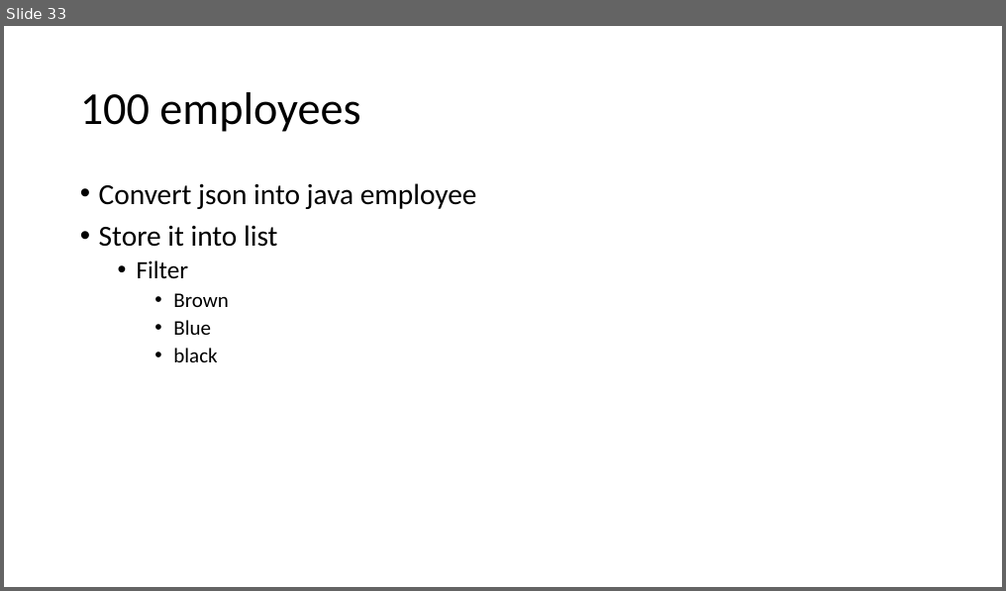
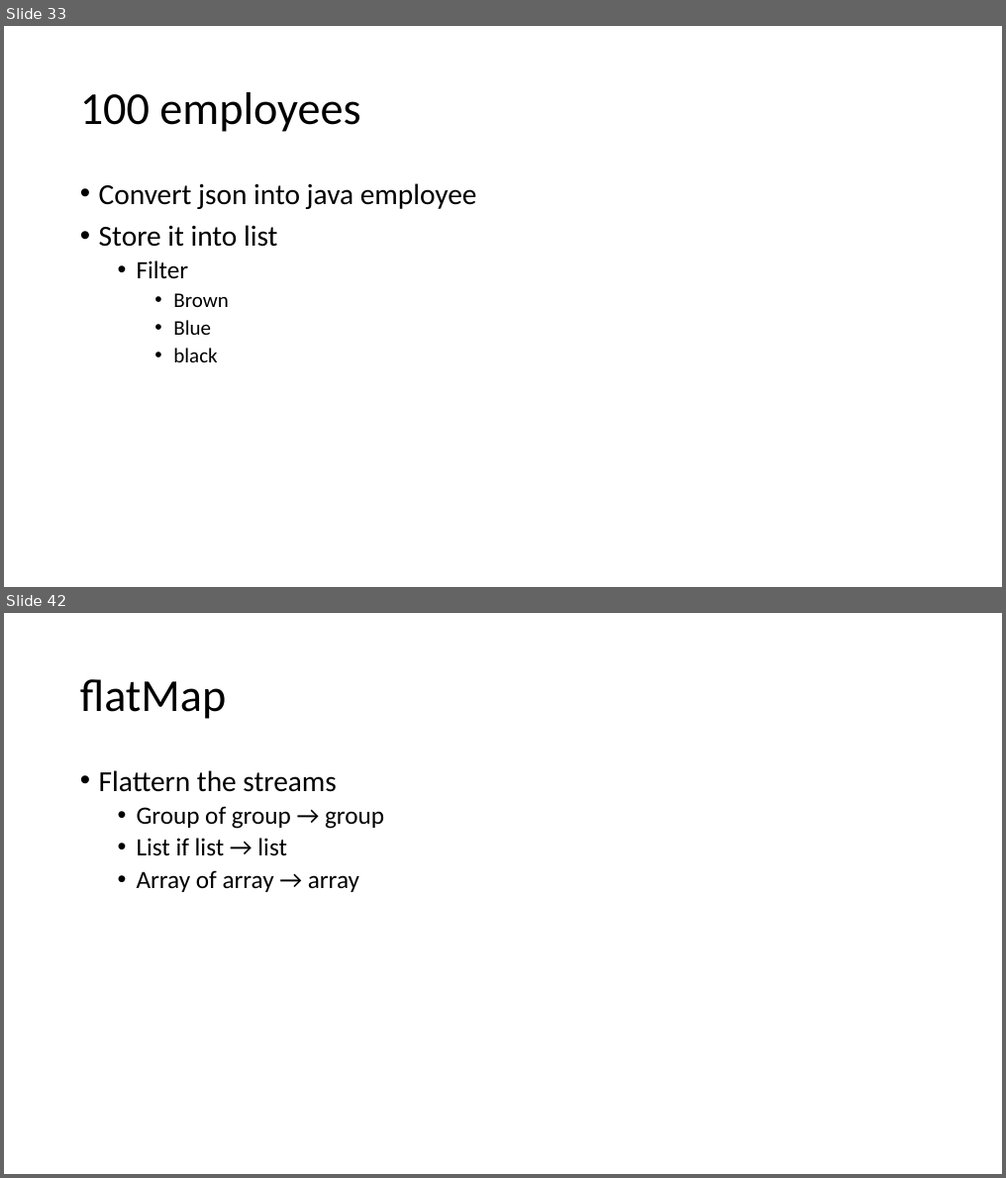
Before and after one commit to caprepo/java8, a slide deck: Java8.pptx. Shown one above the other, each under a label of ours: slide 33 before the commit, slides 33 and 42 after it; the slides between them are not shown. The pictures are 1006x591 and 1006x1178 pixels, drawn with LibreOffice and Linux fonts; fonts in the diff are those of the drawing. Boxes give left, top, right and bottom in pixels: in the first picture for what was removed or moved away, otherwise in the second. Text is boxed around its words. In the diff, an @@ line names an element or a change of style, - is before the commit and + after.

```diff
--- a/Java8.pptx
+++ b/Java8.pptx
@@ slide 42 added at bbox=[4, 613, 1002, 1174], background #FFFFFF @@
@@ title added at bbox=[80, 679, 226, 719], 44 pt, text #000000 @@
+flatMap
@@ text added at bbox=[99, 770, 384, 892], 24 pt, text #000000 @@
+• Flattern the streams
+  • Group of group → group
+  • List if list → list
+  • Array of array → array
```
Also in this commit, not shown: 1 slide changed, 11 other slides added, 1 other file.
